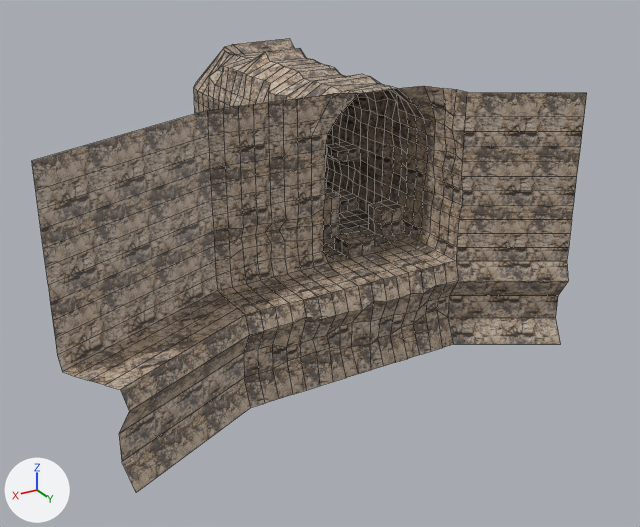
A saved change to the FBX model Assets/models/maps/e1m2.fbx.
One viewpoint serves both versions: a camera (50 mm lens) standing at (0.452, 0.899, 0.473) and looking at (-0.155, -0.112, -0.033). Arrows for +X, +Y and +Z are at lower left; the lights stay in place. Mesh edges are drawn as thin lines. Objects named as collision shapes, trigger or cutter boxes, shadow casters or lower levels of detail are left out. Where no turn or scale is listed for an object, it has been applied to the vertices.

Names of what the first picture shows: 'e1m2'.
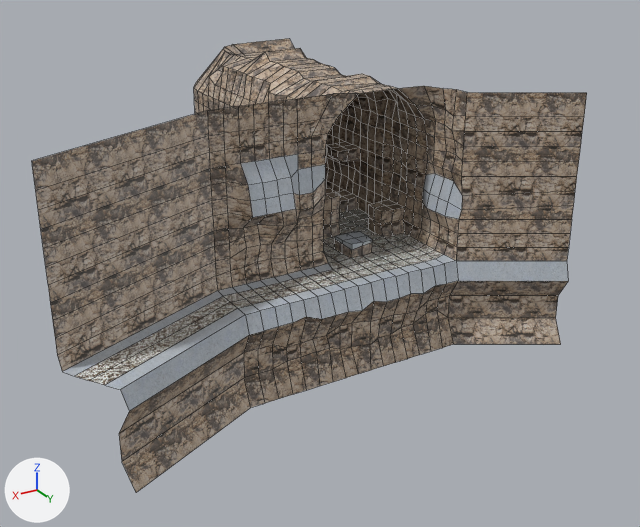
The change, as a list of edits to the scene's bpy script:
```text
Add mat_material__snow0_png:
    mat_material__snow0_png = principled_material('Material__Snow0_png')
    mat_material__snow0_png.texture = img_snow0_png
Add mat_material__snowmud0_png:
    mat_material__snowmud0_png = principled_material('Material__SnowMud0_png')
    mat_material__snowmud0_png.texture = img_snowmud0_png
Change me_e1m2:
    verts and faces of me_e1m2; kept vertices keep their numbers, new ones are numbered from 1183
    remove me_e1m2.from_pydata(...)  # 1183 vertices, 1145 faces; spans x -0.409..0.267, y -0.55..0.134, z -0.125..0.24
    add me_e1m2.from_pydata(...)  # 1191 vertices, 1153 faces; spans x -0.409..0.267, y -0.55..0.134, z -0.125..0.24
    me_e1m2 part 1
    add for i in [10, 11, 12]: verts[i] += (0.0, 0.0, 0.007)
    add for i in [38, 39, 40]: verts[i] += (0.007, 0.0, -0.001)
    add for i in [43, 44, 45]: verts[i] += (0.008, -0.001, -0.001)
    add verts[9] = (-0.283, 0.04, 0.093)  # moved, pixel (462, 195)
    add verts[41] = (-0.283, 0.04, 0.073)  # moved, pixel (461, 209)
    me_e1m2 part 2
    add for i in [87, 90, 91, 107]: verts[i] += (-0.004, 0.021, -0.004)
    add for i in [92, 95, 1023, 1025]: verts[i] += (0.002, 0.008, -0.011)
    add for i in [129, 132, 167, 170]: verts[i] += (-0.003, 0.004, 0.002)
    add for i in [1019, 1021, 1022, 1026]: verts[i] += (-0.004, 0.016, -0.004)
    add for i in [1027, 1029, 1030, 1034]: verts[i] += (-0.004, 0.011, -0.005)
    add verts[108] = (-0.053, -0.031, 0.071)  # moved, pixel (283, 226)
    add verts[124] = (-0.073, -0.031, 0.071)  # moved, pixel (297, 223)
    add verts[133] = (-0.068, -0.04, 0.057)  # moved, pixel (290, 232)
    add verts[149] = (-0.048, -0.04, 0.057)  # moved, pixel (276, 235)
    me_e1m2 part 3
    8 faces are deleted
    4 vertices move from x -0.2..-0.16, y -0.04, z 0.0..0.02 to x -0.198..-0.163, y -0.043..-0.041, z 0.0..0.02
    1 vertex is added at (-0.163, -0.041, 0.012)
    7 new vertices lie (0.0, 0.0, 0.015) away from vertices in x -0.2..-0.16, y -0.08..-0.04, z 0.0
    8 new faces join them, mat_material__snow0_png (picture img_snow0_png)
    8 new faces join them, mat_material__rocks1_png (picture img_rocks1_png)
    me_e1m2 part 4: 9 kept faces spanning x -0.409..-0.18, y -0.06..0.118, z 0.0..0.12 get new texture (UV) coordinates
    me_e1m2 part 5: 69 faces spanning x -0.409..0.265, y -0.08..0.134, z -0.031..0.16 switch from mat_material__rocks1_png (picture img_rocks1_png) to mat_material__snow0_png (picture img_snow0_png)
    me_e1m2 part 6: 162 faces spanning x -0.28..0.257, y -0.4..0.111, z 0.0..0.004 switch from mat_material__rocks1_png (picture img_rocks1_png) to mat_material__snowmud0_png (picture img_snowmud0_png)
```

Boxes [x1, y1, x2, y2] around the edits, measured in the pictures (640 x 527 px; the box of a moved part takes in the faces that stretch with it):
part 1 of me_e1m2, moved or reshaped: [422, 162, 577, 233] in both
part 2 of me_e1m2, moved or reshaped: [226, 154, 325, 271] in both
part 3 of me_e1m2, built on: before [331, 235, 375, 267]; after [331, 235, 372, 267]
part 4 of me_e1m2, surface changed (brown to grey): [363, 246, 394, 261] in both
part 5 of me_e1m2, recoloured (brown to grey): [62, 231, 568, 411] in both
part 6 of me_e1m2, recoloured (brown to grey): [75, 209, 443, 385] in both
